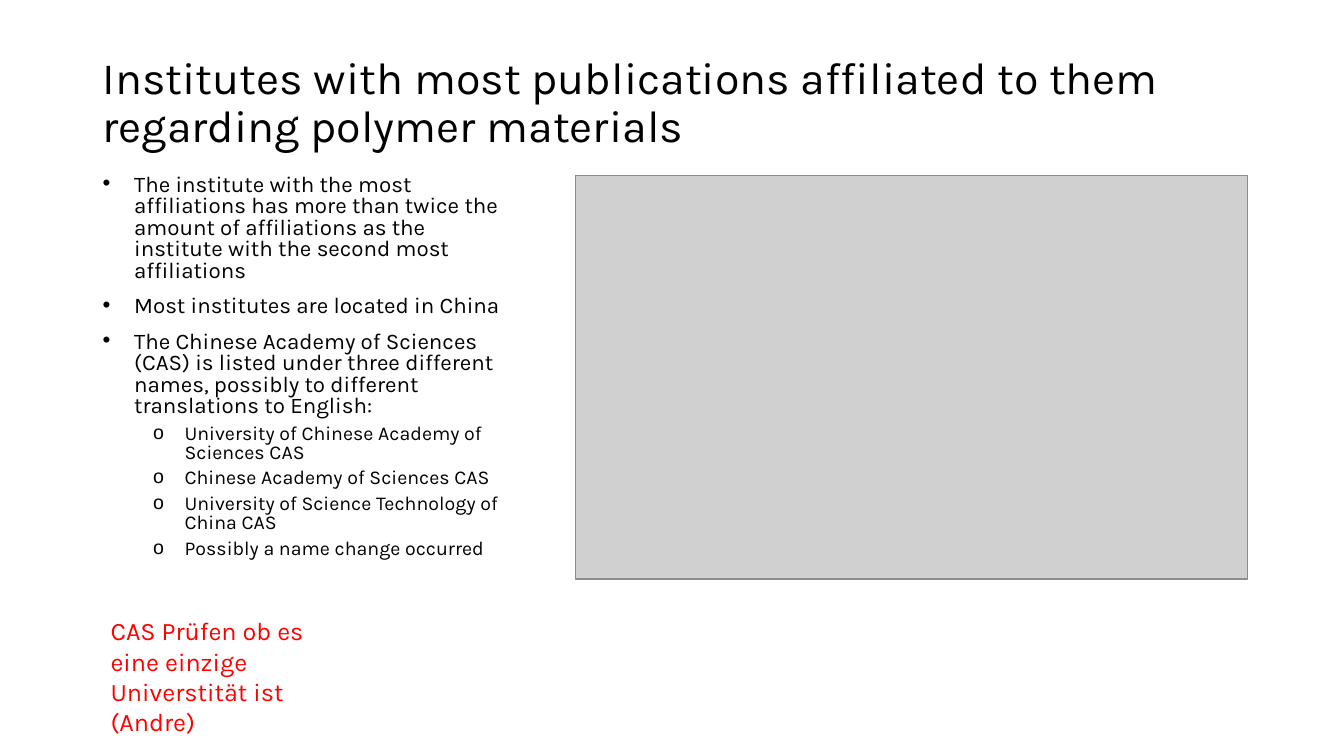
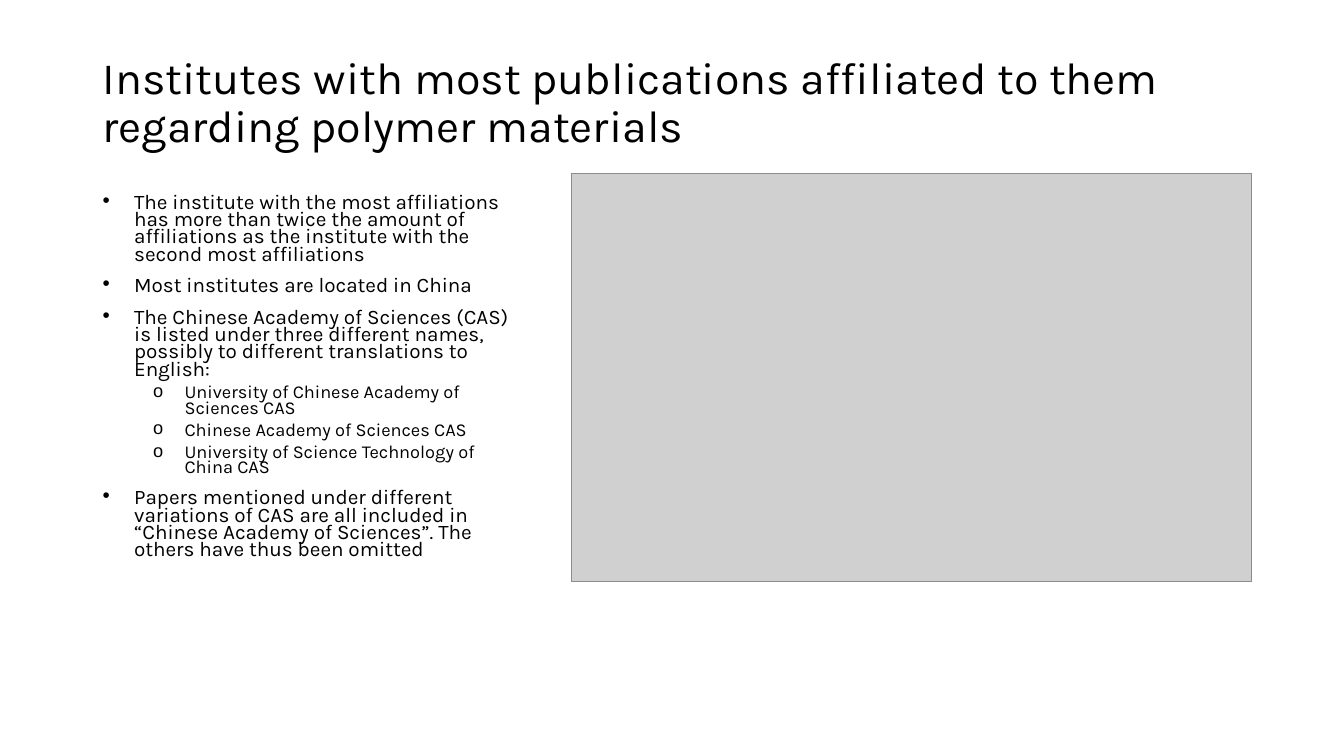
Before and after one commit to GMPuntigam/DataDrivenForesight, a slide deck: slide 6 of presentation/DataDrivenForesight.pptx. Drawn at 1344x756 pixels with LibreOffice and Linux fonts; fonts in the diff are those of the drawing; grey boxes stand for pictures. Boxes give left, top, right and bottom in pixels: in the first picture for what was removed or moved away, otherwise in the second. Text is boxed around its words. In the diff, an @@ line names an element or a change of style, - is before the commit and + after.

Commit message:
Correcting the count for United Kingdom, omitting variations of CAS

```diff
--- a/presentation/DataDrivenForesight.pptx
+++ b/presentation/DataDrivenForesight.pptx
@@ picture resized from (x1=576, y1=175, x2=1248, y2=579) to (x1=572, y1=173, x2=1252, y2=582) @@
@@ text at (x1=134, y1=194, x2=508, y2=474): size 16 to 14.8 pt in "The institute with the most affiliations has ...", "Most institutes are located in China", "The Chinese Academy of Sciences (CAS) is ..."; size 14 to 12.9 pt in "University of Chinese Academy of Sciences CAS", "Chinese Academy of Sciences CAS", "University of Science Technology of China CAS"; line spacing 0.8 to 0.7 @@
@@ text at (x1=134, y1=489, x2=471, y2=557): text changed; size 14 to 14.8 pt @@
-  o Possibly a name change occurred
+• Papers mentioned under different variations of CAS are all included in “Chinese Academy of Sciences”. The others have thus been omitted
@@ text removed at (x1=111, y1=622, x2=303, y2=734) @@
-CAS Prüfen ob es eine einzige Universtität ist (Andre)
```
Also in this commit, not shown: 2 other slides changed, 32 other files.
